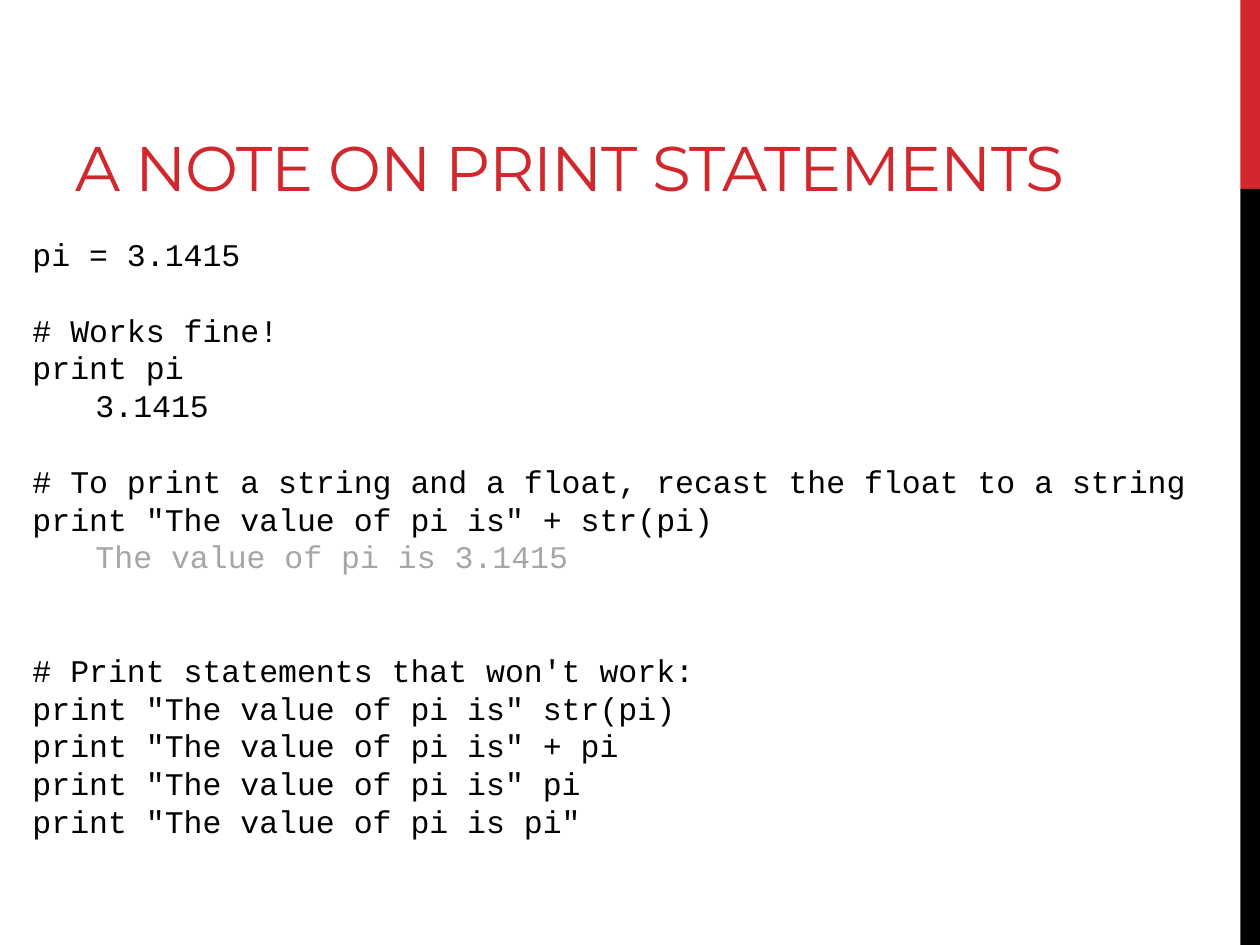
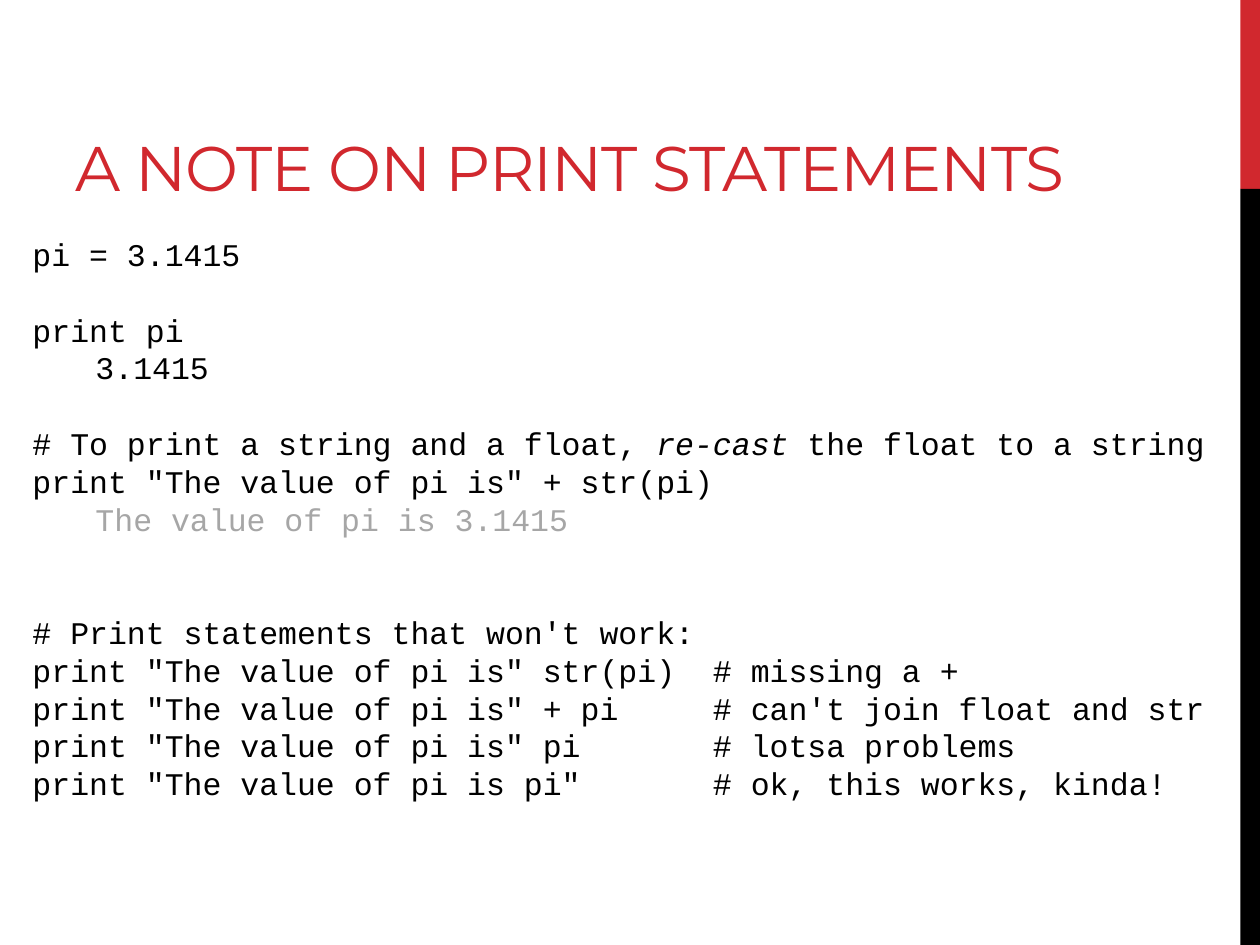
Before and after one commit to BjornFJohansson/ccbb_bigdata2015_python, a slide deck: slide 74 of slides/day1_slides.pptx (slide 72 before the commit). Drawn at 1260x945 pixels with LibreOffice and Linux fonts; fonts in the diff are those of the drawing. Boxes give left, top, right and bottom in pixels: in the first picture for what was removed or moved away, otherwise in the second. Text is boxed around its words. In the diff, an @@ line names an element or a change of style, - is before the commit and + after.

```diff
--- a/slides/day1_slides.pptx
+++ b/slides/day1_slides.pptx
@@ text at [70, 319, 279, 343]: paragraph removed @@
-# Works fine!
@@ text at [70, 432, 1204, 462]: text changed @@
-# To print a string and a float, recast the float to a string
+# To print a string and a float, re-cast the float to a string
@@ text at [32, 659, 1205, 802]: text changed @@
-print "The value of pi is" str(pi)
-print "The value of pi is" + pi
-print "The value of pi is" pi
-print "The value of pi is pi"
+print "The value of pi is" str(pi) # missing a +
+print "The value of pi is" + pi # can't join float and str
+print "The value of pi is" pi # lotsa problems
+print "The value of pi is pi" # ok, this works, kinda!
```
Also in this commit, not shown: 17 other slides changed, 1 slide added, 1 other file.
